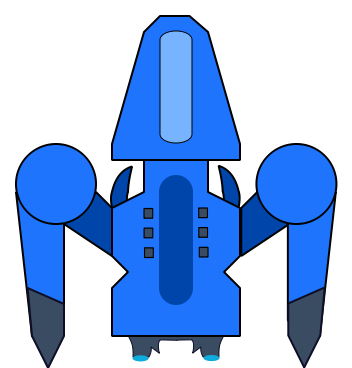
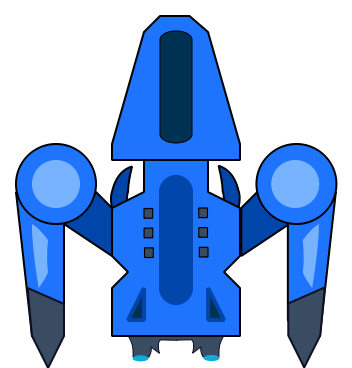
Layer changes from the first 352px x 368px image to the second:
painted on "couleurs brouillon" over [160, 30, 320, 322]
